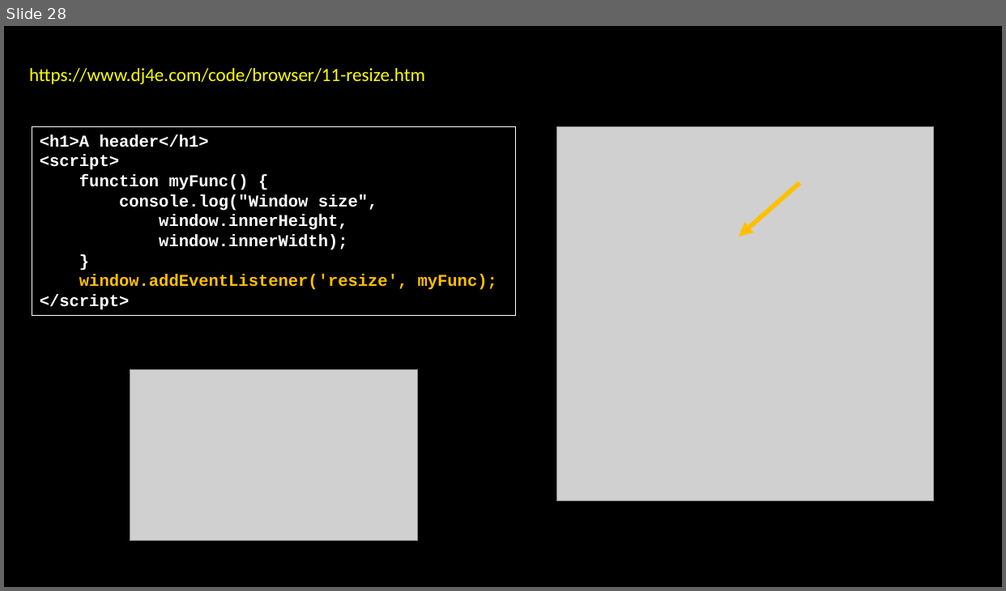
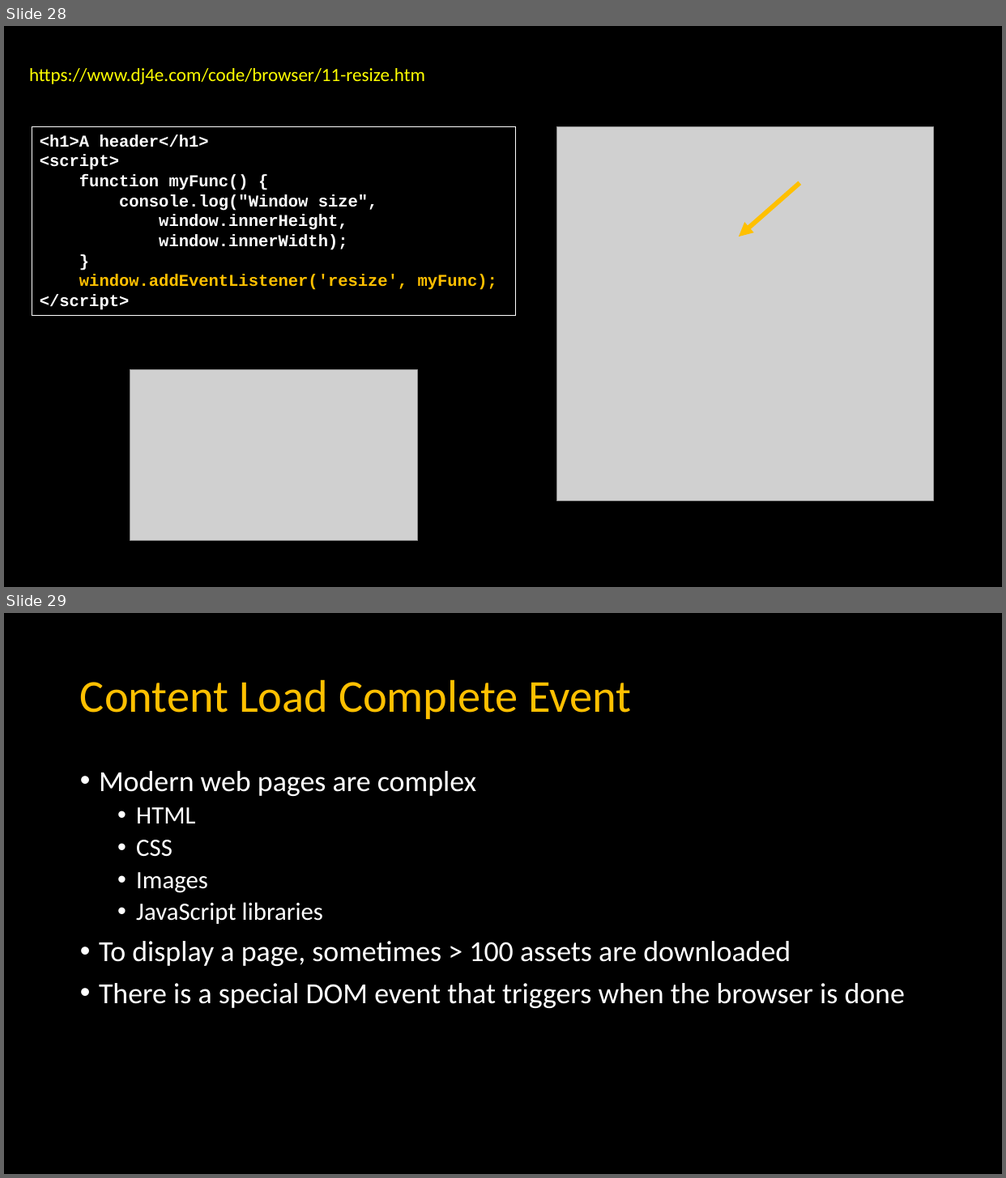
Before and after one commit to csev/dj4e, a slide deck: lectures/JS-03-Browser.pptx. Shown one above the other, each under a label of ours: slide 28 before the commit, slides 28 and 29 after it. The pictures are 1006x591 and 1006x1178 pixels, drawn with LibreOffice and Linux fonts; fonts in the diff are those of the drawing; grey boxes stand for pictures. Boxes give left, top, right and bottom in pixels: in the first picture for what was removed or moved away, otherwise in the second. Text is boxed around its words. In the diff, an @@ line names an element or a change of style, - is before the commit and + after.

```diff
--- a/lectures/JS-03-Browser.pptx
+++ b/lectures/JS-03-Browser.pptx
@@ slide 29 added at (x1=4, y1=613, x2=1002, y2=1174), background #000000 @@
@@ title added at (x1=80, y1=679, x2=632, y2=719), 44 pt, text #FFC000 @@
+Content Load Complete Event
@@ text added at (x1=99, y1=771, x2=905, y2=1008), 28 pt, text #FFFFFF @@
+• Modern web pages are complex
+  • HTML
+  • CSS
+  • Images
+  • JavaScript libraries
+• To display a page, sometimes > 100 assets are downloaded
+• There is a special DOM event that triggers when the browser is done
```
Also in this commit, not shown: 6 other slides added, 23 slides removed, 19 other files.
